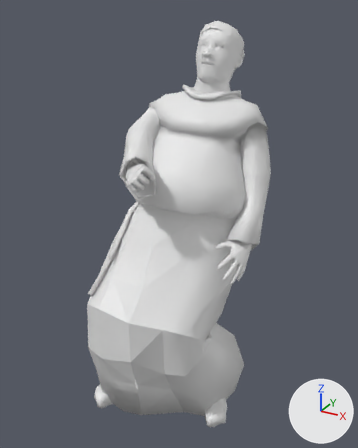
Renders of the Blender file assets-src/rooms/tavern/creature-clips/Monk.blend from each side of a commit.
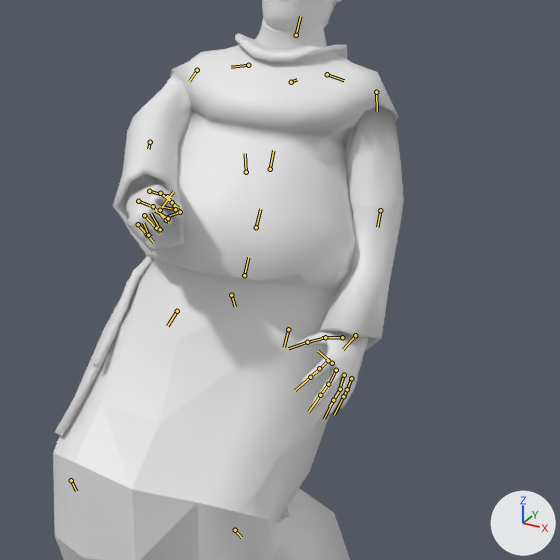
Each version is shown whole from a 50 mm lens placed at (0.439, -0.778, 0.746), pointed at (-0.002, 0.022, 0.345), then close up on the part from 17% to 99% of the width and 15% to 80% of the height. Every picture has the same lights, and +X, +Y and +Z are marked at lower right. The older version's two pictures come first. Both versions are drawn at frame 22 of the action 'SitSlap'; the numbers are the values there. The bones that change, and the others that lie on the model, are drawn over the model as lines in the close-ups.

In view in the first close-up: 'MonkSourceMesh'.
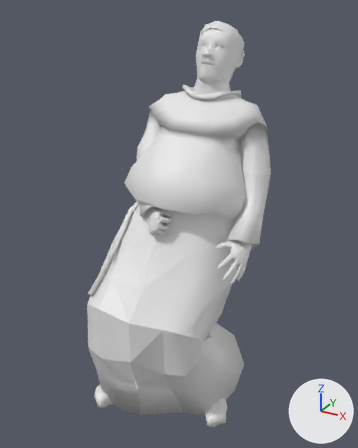
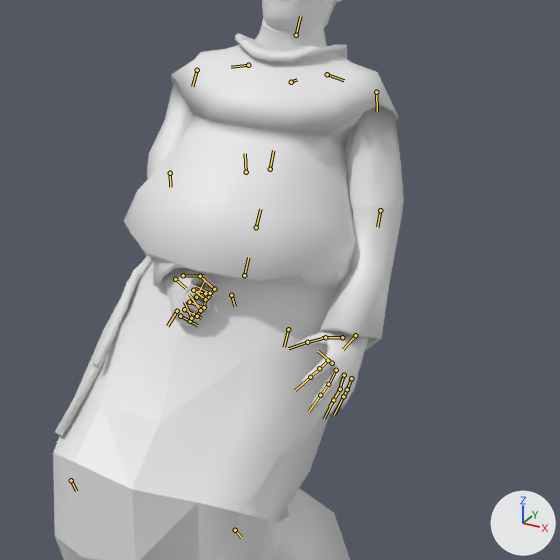
Pixel boxes (x1, y1, x2, y2) of what changed, in the close-ups (560 x 560 px):
'MonkSourceMesh', posed: (53, 0, 404, 560) in both
bone 'Arm_R', root to tip: before (197, 70) to (189, 81); after (197, 70) to (192, 86)

The edits, one by one:
Bone 'Arm_R' (bone_arm_r) turns from (32, -9, 36) to (5, -9, 40) degrees about its own x, y and z.
